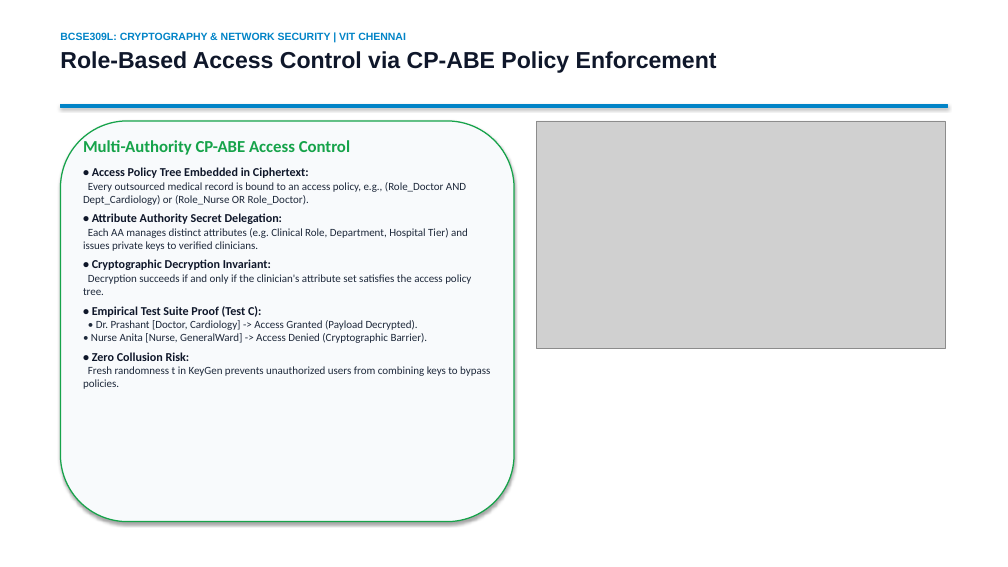
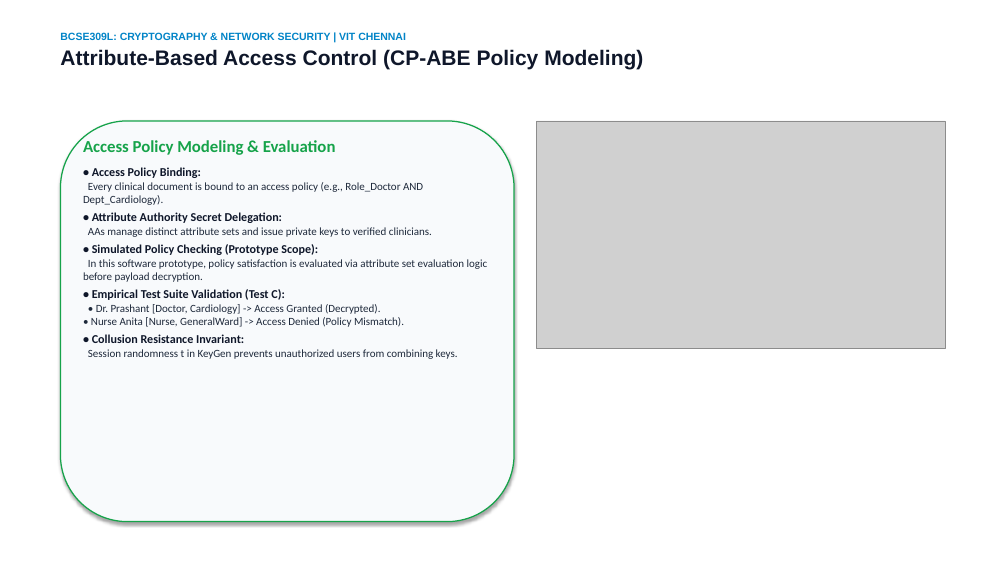
Before and after one commit to Prashant8991/BAMKS, a slide deck: slide 8 of submission_materials/1_Presentation_PPT/BAMKS_D_Final_Presentation.pptx (slide 10 before the commit). Drawn at 1008x567 pixels with LibreOffice and Linux fonts; fonts in the diff are those of the drawing; grey boxes stand for pictures. Boxes give left, top, right and bottom in pixels: in the first picture for what was removed or moved away, otherwise in the second. Text is boxed around its words. In the diff, an @@ line names an element or a change of style, - is before the commit and + after.

Commit message:
fix: update Review 3 materials with verified Sepolia deployment, fair benchmarks, and honest academic framing

```diff
--- a/submission_materials/1_Presentation_PPT/BAMKS_D_Final_Presentation.pptx
+++ b/submission_materials/1_Presentation_PPT/BAMKS_D_Final_Presentation.pptx
@@ text at (x1=60, y1=49, x2=643, y2=70): text changed; size 22 to 20 pt @@
-Role-Based Access Control via CP-ABE Policy Enforcement
+Attribute-Based Access Control (CP-ABE Policy Modeling)
@@ rectangle removed at (x1=60, y1=104, x2=948, y2=107) @@
@@ text at (x1=83, y1=140, x2=423, y2=205): text changed @@
-Multi-Authority CP-ABE Access Control
-• Access Policy Tree Embedded in Ciphertext:
-Every outsourced medical record is bound to an access policy, e.g., (Role_Doctor AND Dept_Cardiology) or (Role_Nurse OR Role_Doctor).
+Access Policy Modeling & Evaluation
+• Access Policy Binding:
+Every clinical document is bound to an access policy (e.g., Role_Doctor AND Dept_Cardiology).
@@ text at (x1=83, y1=227, x2=488, y2=359): text changed @@
-Each AA manages distinct attributes (e.g. Clinical Role, Department, Hospital Tier) and issues private keys to verified clinicians.
-• Cryptographic Decryption Invariant:
-Decryption succeeds if and only if the clinician's attribute set satisfies the access policy tree.
-• Empirical Test Suite Proof (Test C):
-• Dr. Prashant [Doctor, Cardiology] -> Access Granted (Payload Decrypted).
-• Nurse Anita [Nurse, GeneralWard] -> Access Denied (Cryptographic Barrier).
-• Zero Collusion Risk:
-Fresh randomness t in KeyGen prevents unauthorized users from combining keys to bypass policies.
+AAs manage distinct attribute sets and issue private keys to verified clinicians.
+• Simulated Policy Checking (Prototype Scope):
+In this software prototype, policy satisfaction is evaluated via attribute set evaluation logic before payload decryption.
+• Empirical Test Suite Validation (Test C):
+• Dr. Prashant [Doctor, Cardiology] -> Access Granted (Decrypted).
+• Nurse Anita [Nurse, GeneralWard] -> Access Denied (Policy Mismatch).
+• Collusion Resistance Invariant:
+Session randomness t in KeyGen prevents unauthorized users from combining keys.
```
Also in this commit, not shown: 10 other slides changed, 5 slides added, 6 slides removed, 19 other files.
